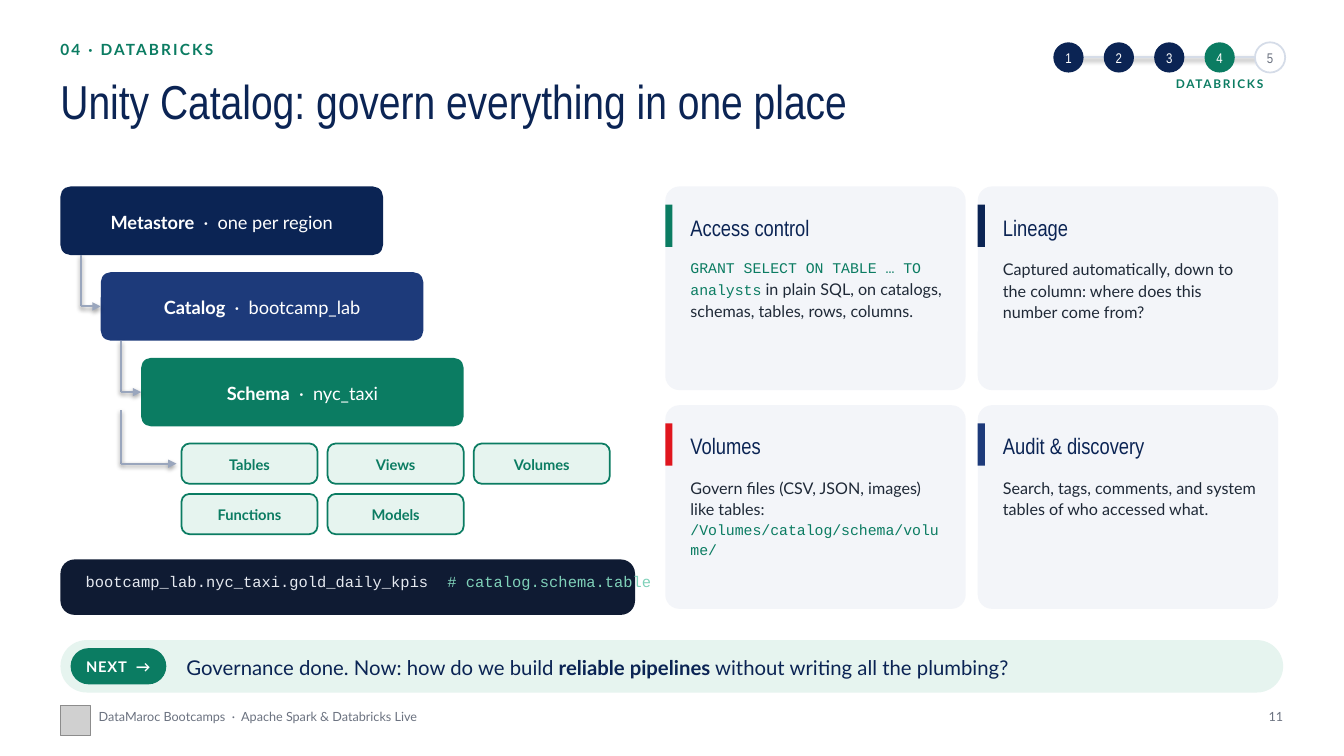
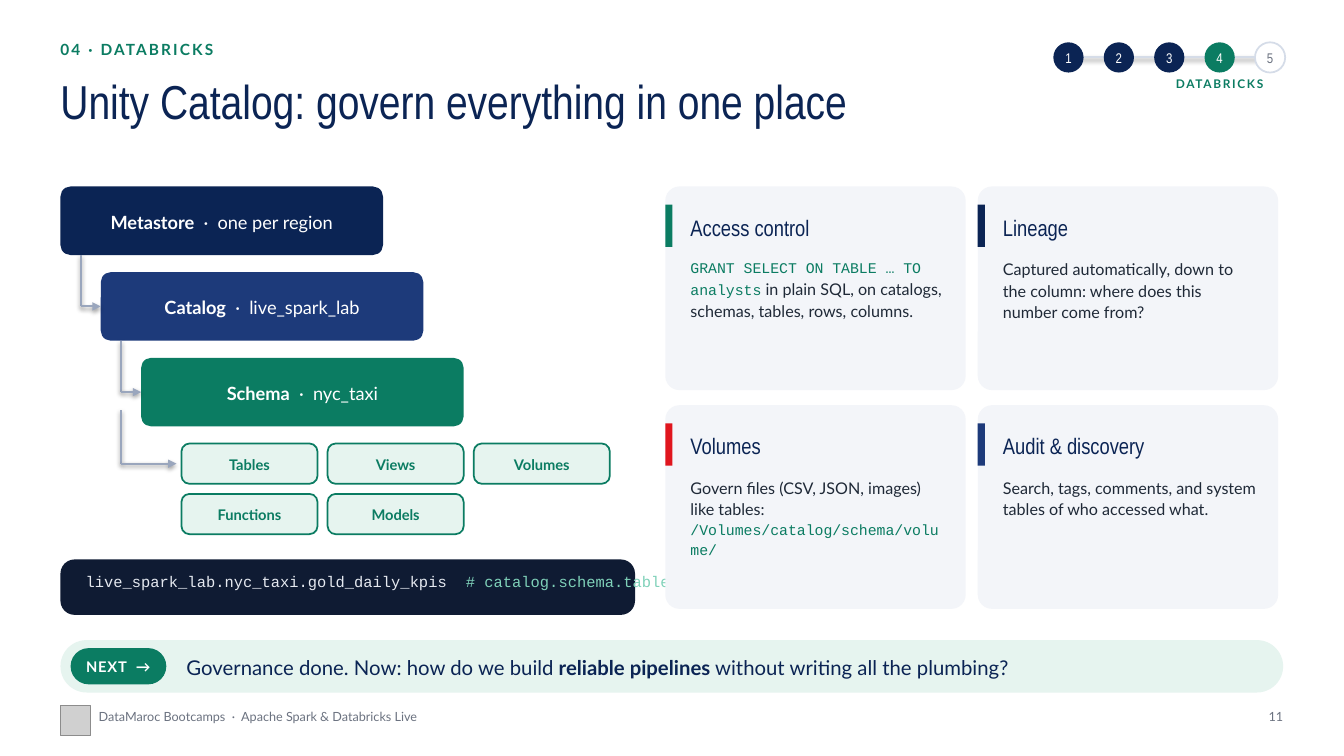
Before and after one commit to marouaneghoulami-x/spark-databricks-live, a slide deck: slide 11 of slides/Spark_and_Databricks_Live.pptx. Drawn at 1344x756 pixels with LibreOffice and Linux fonts; fonts in the diff are those of the drawing; grey boxes stand for pictures; background and template pictures are left out. Boxes give left, top, right and bottom in pixels: in the first picture for what was removed or moved away, otherwise in the second. Text is boxed around its words. In the diff, an @@ line names an element or a change of style, - is before the commit and + after.

```diff
--- a/slides/Spark_and_Databricks_Live.pptx
+++ b/slides/Spark_and_Databricks_Live.pptx
@@ text in rounded rectangle at box(164, 300, 359, 318): text changed @@
-Catalog · bootcamp_lab
+Catalog · live_spark_lab
@@ text at box(86, 576, 669, 592): text changed @@
-bootcamp_lab.nyc_taxi.gold_daily_kpis # catalog.schema.table
+live_spark_lab.nyc_taxi.gold_daily_kpis # catalog.schema.table
```
Also in this commit, not shown: 2 other slides changed, 6 other files.
